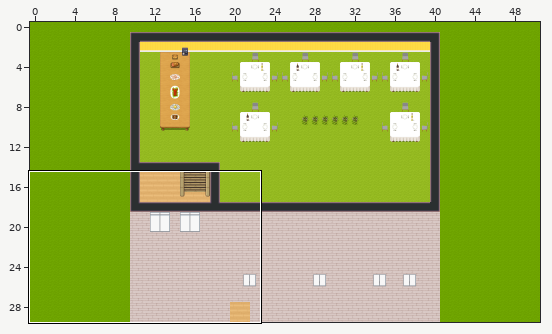
Tiled map (JSON), stored at third.tmj. Above, an overview of the earlier version with the close-up marked.
Close-up. Before:
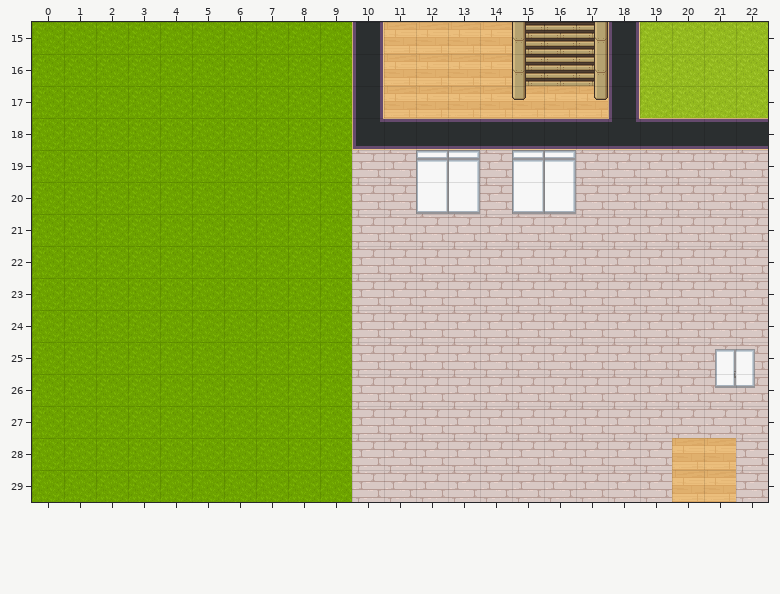
Cells are 32x32 px. Shown: x 0..22, y 15..29. The commit also changed other parts of the map, which this record leaves out. Not drawn, because the pictures are missing: unchanged layer "furniture/statue".
After the commit:
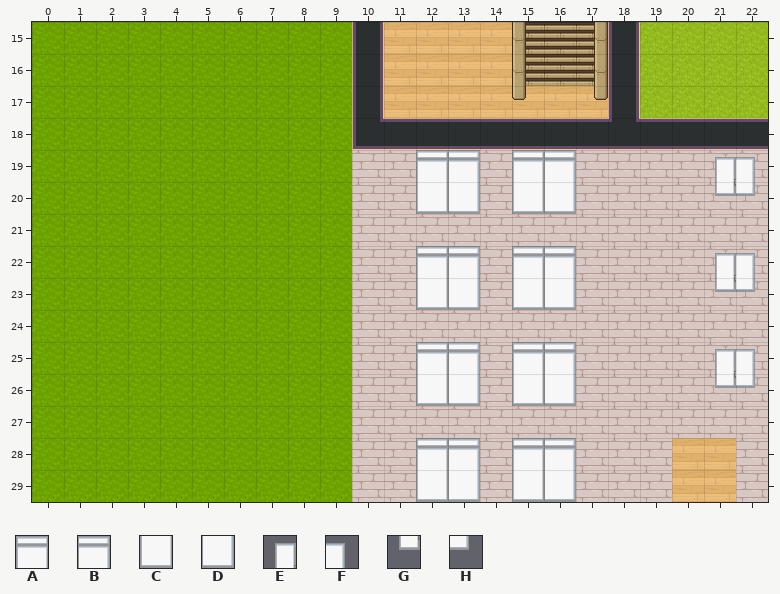
Key: from "WA_Room_Builder": A 732, B 733, C 757, D 758, E 775, F 776, G 800, H 801.
_ is an empty cell.
What changed:
{"where": "layer \"furniture/window\""}
{"y":19,"x":21,"old":"__","new":"EF"}
{"y":20,"x":21,"old":"__","new":"GH"}
{"y":22,"x":12,"old":"__","new":"AB"}
{"y":22,"x":15,"old":"__","new":"AB"}
{"y":22,"x":21,"old":"__","new":"EF"}
{"y":23,"x":12,"old":"__","new":"CD"}
{"y":23,"x":15,"old":"__","new":"CD"}
{"y":23,"x":21,"old":"__","new":"GH"}
{"y":25,"x":12,"old":"__","new":"AB"}
{"y":25,"x":15,"old":"__","new":"AB"}
{"y":26,"x":12,"old":"__","new":"CD"}
{"y":26,"x":15,"old":"__","new":"CD"}
{"y":28,"x":12,"old":"__","new":"AB"}
{"y":28,"x":15,"old":"__","new":"AB"}
{"y":29,"x":12,"old":"__","new":"CD"}
{"y":29,"x":15,"old":"__","new":"CD"}
